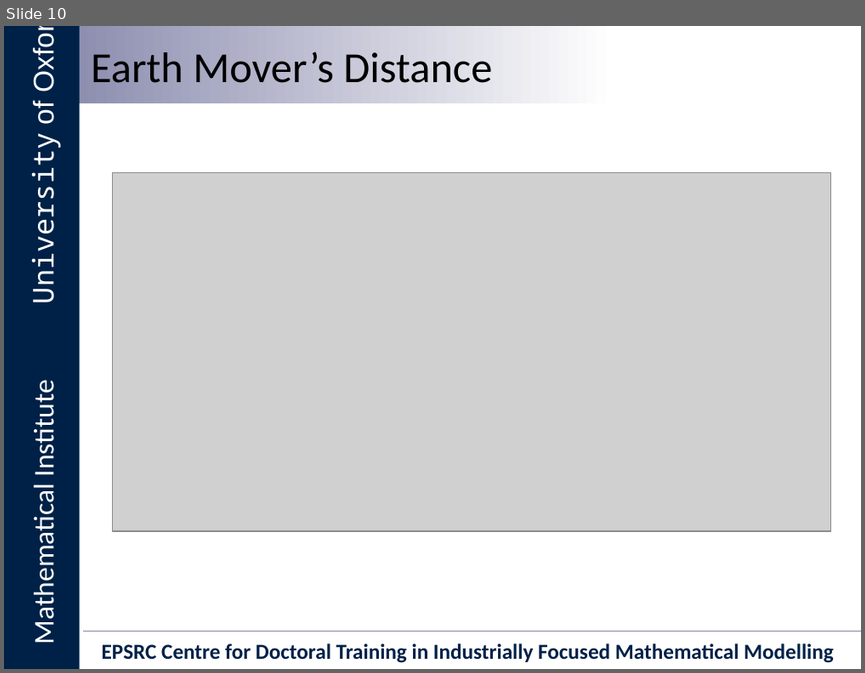
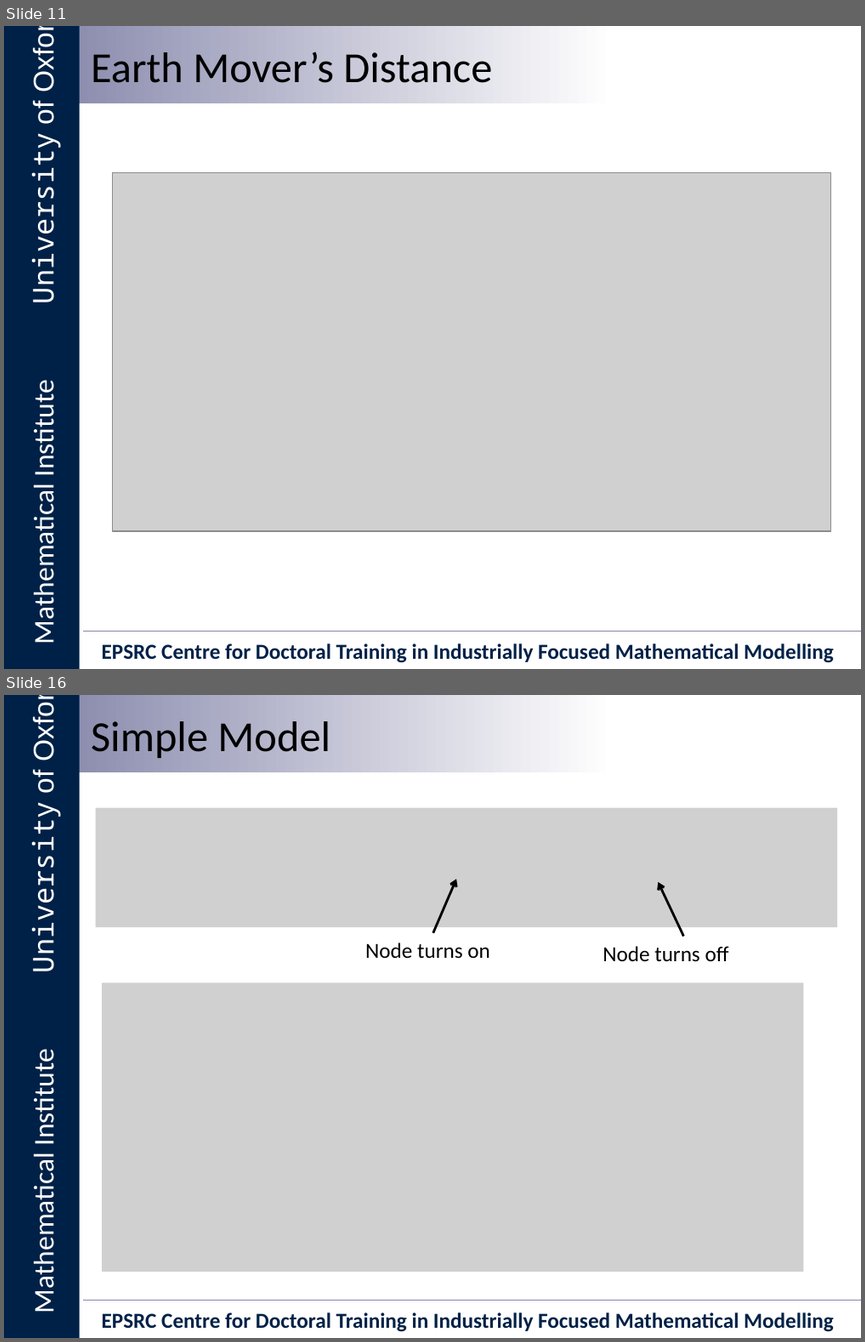
Before and after one commit to Ectheleon/IIT-Mini-Project, a slide deck: Writeup/Presentation/Integrated Information Theory for Organisational Consciousness.pptx. Shown one above the other, each under a label of ours: slide 10 before the commit, slides 11 and 16 after it; the slides between them are not shown. The pictures are 865x673 and 865x1342 pixels, drawn with LibreOffice and Linux fonts; fonts in the diff are those of the drawing; grey boxes stand for pictures; background and template pictures are left out. Boxes give left, top, right and bottom in pixels: in the first picture for what was removed or moved away, otherwise in the second. Text is boxed around its words. In the diff, an @@ line names an element or a change of style, - is before the commit and + after.

Commit message:
Added slides describing model. Nearly finished...

```diff
--- a/Writeup/Presentation/Integrated Information Theory for Organisational Consciousness.pptx
+++ b/Writeup/Presentation/Integrated Information Theory for Organisational Consciousness.pptx
@@ slide 16 added at [4, 695, 861, 1338], background #FFFFFF; not listed: 6 template elements that a slide beside it also shows @@
@@ text added at [91, 721, 330, 758], 36 pt, text #000000 @@
+Simple Model
@@ picture added at [96, 808, 838, 927] @@
@@ arrow added from (433, 933) to (456, 879), #000000 2 pt @@
@@ arrow added from (683, 936) to (658, 882), #000000 2 pt @@
@@ text added at [365, 942, 489, 959], 18 pt, text #000000 @@
+Node turns on
@@ text added at [602, 946, 729, 962], 18 pt, text #000000 @@
+Node turns off
@@ picture added at [102, 983, 803, 1271] @@
@@ what was slide 10 is now slide 11 @@
```
Also in this commit, not shown: 7 other slides added, 1 slide removed.
